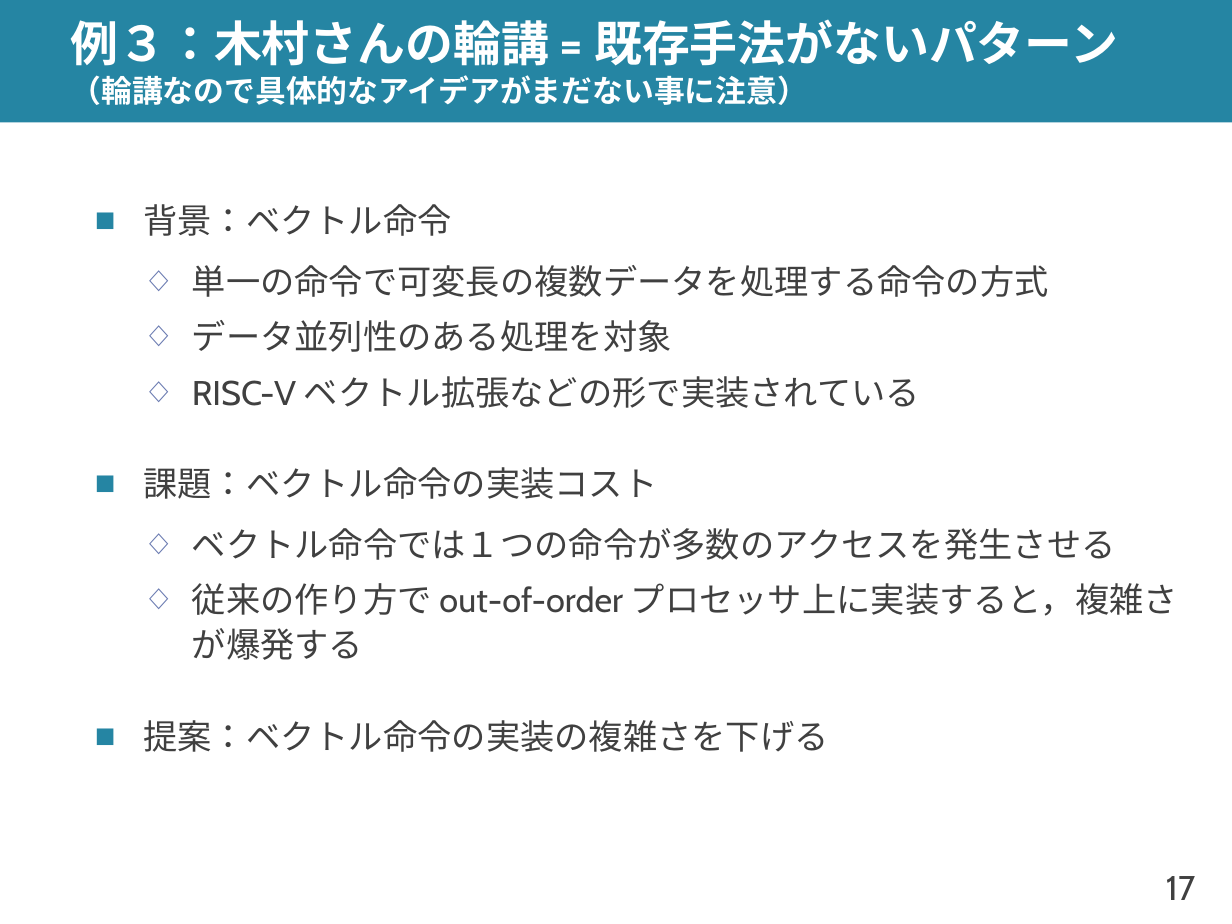
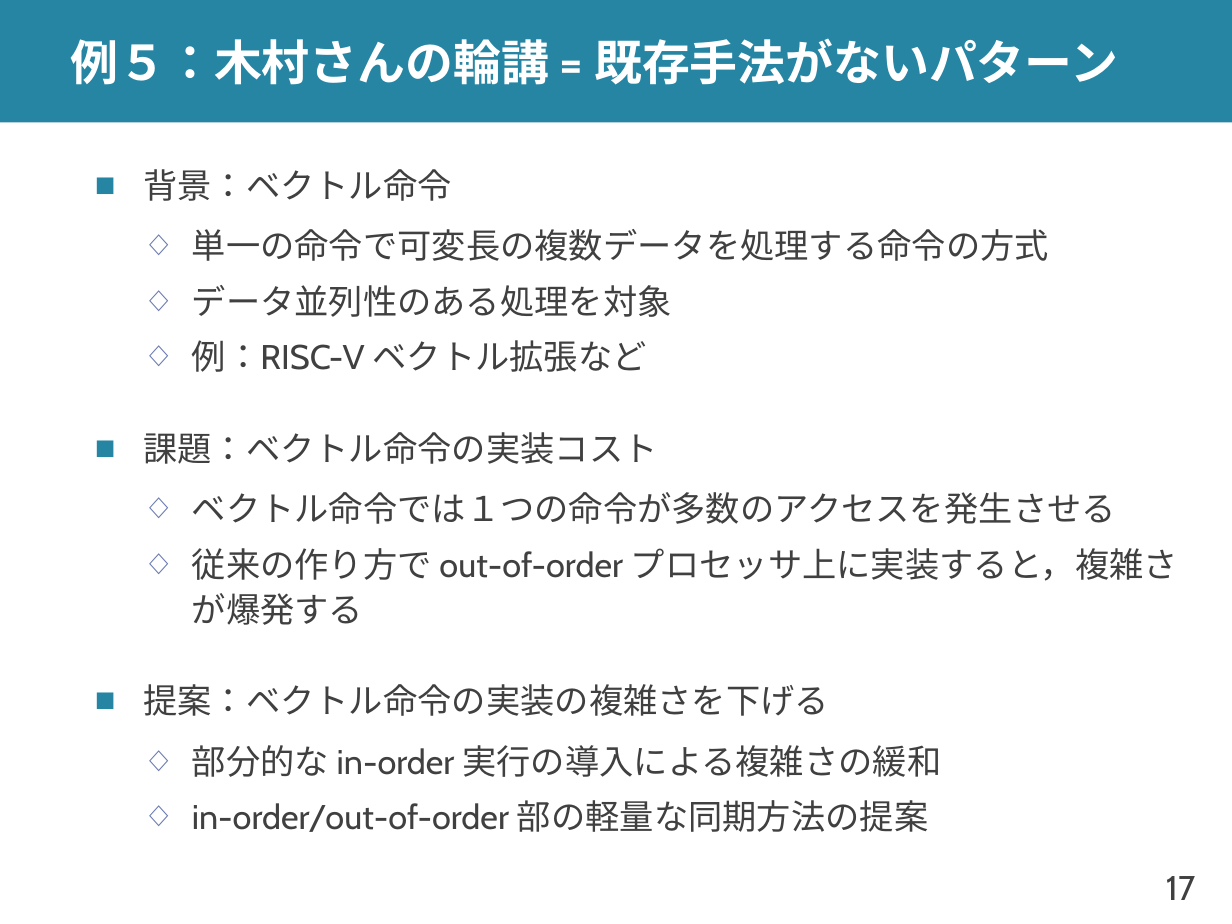
Before and after one commit to shioya-lab/how-to, a slide deck: slide 17 of plot.pptx. Drawn at 1232x924 pixels with LibreOffice and Linux fonts; fonts in the diff are those of the drawing. Boxes give left, top, right and bottom in pixels: in the first picture for what was removed or moved away, otherwise in the second. Text is boxed around its words. In the diff, an @@ line names an element or a change of style, - is before the commit and + after.

```diff
--- a/plot.pptx
+++ b/plot.pptx
@@ title at bbox=[71, 38, 1118, 85]: text changed; size 18 to 28 pt @@
-例３：木村さんの輪講 = 既存手法がないパターン
-（輪講なので具体的なアイデアがまだない事に注意）
+例５：木村さんの輪講 = 既存手法がないパターン
@@ text at bbox=[192, 340, 647, 372]: text changed @@
-  ◇ RISC-V ベクトル拡張などの形で実装されている
+  ◇ 例：RISC-V ベクトル拡張など
@@ text at bbox=[192, 745, 941, 832]: paragraphs added @@
+  ◇ 部分的な in-order 実行の導入による複雑さの緩和
+  ◇ in-order/out-of-order 部の軽量な同期方法の提案
```
Also in this commit, not shown: 14 other slides changed, 1 slide added, 1 other file.
